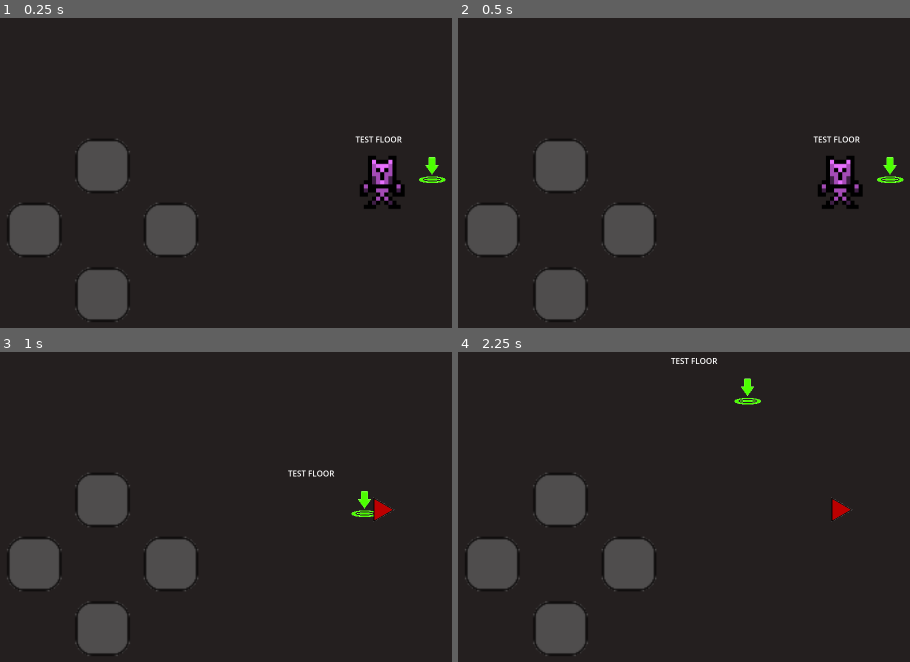
Above: before the commit, frames 1-4 (two rows, left to right).
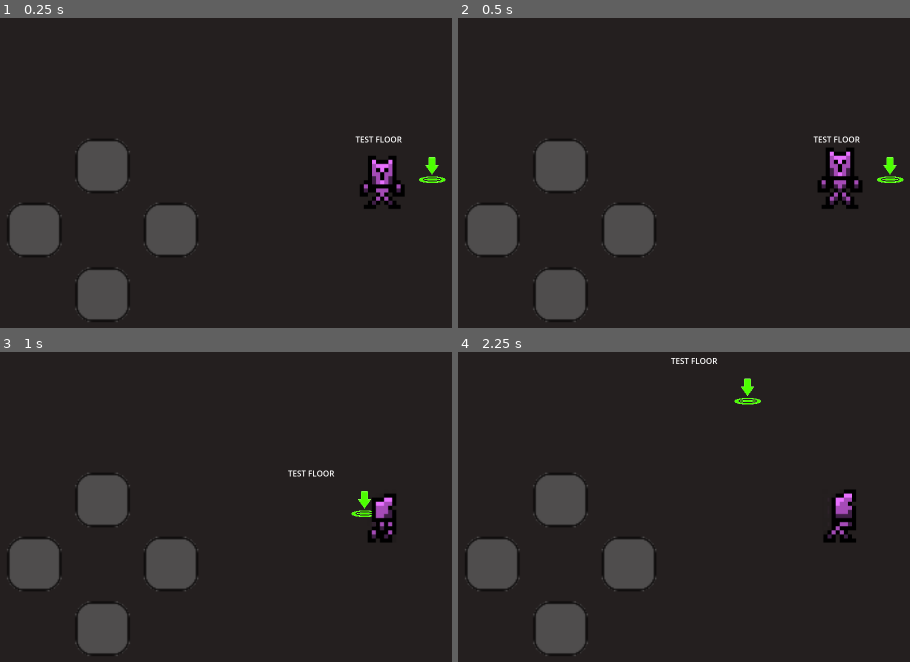
Above: after the commit, the same moments.

Repository: alain-cheng/MOBDEVE-MP
Game: Godot game, scene res://main.tscn
Same seed, same stepped clock (60 frames per second), same inputs: the game is played once before the commit and once after it.
Inputs:
- Up to frame 1 (0.25 s): no input
- Up to frame 2 (0.5 s): no input
- Up to frame 3 (1 s): hold Right (ui_right) from 0.53 s (still down)
- Up to frame 4 (2.25 s): release Right (ui_right) at 1.28 s; hold Down (ui_down) 1.28-2.03 s; hold Right (ui_right) from 2.03 s (still down)

Frame 1 is identical in both runs. In frame 2, 0.8% of the frame differs, in the area x 79-90%, y 41-60%; in frame 3, 0.7%; in frame 4, 0.8%.
Error in both runs: Invalid call. Nonexistent function 'get' in base 'Nil'. (res://player/PlayerData.gd:28)

Commit message:
Edited idle, implemented walk_left and right

Diff:
--- a/app/src/main/assets/player/Player.tscn
+++ b/app/src/main/assets/player/Player.tscn
@@ -1,16 +1,20 @@
-[gd_scene load_steps=14 format=3 uid="uid://btymg45ij342p"]
+[gd_scene load_steps=18 format=3 uid="uid://btymg45ij342p"]
 
 [ext_resource type="Script" path="res://player/Player.gd" id="1_q2xcu"]
-[ext_resource type="Texture2D" uid="uid://btlw6vhr8vfaq" path="res://sprites/player/placeholder/player_placeholder_left.png" id="2_wyd5s"]
 [ext_resource type="Texture2D" uid="uid://cmirf2b46ke7g" path="res://sprites/player/placeholder/player_placeholder_down.png" id="2_xucry"]
 [ext_resource type="Texture2D" uid="uid://dhn07adk7vupv" path="res://sprites/player/idle/idle_stand.png" id="3_k76o1"]
-[ext_resource type="Texture2D" uid="uid://d4nwxiab3c0nb" path="res://sprites/player/placeholder/player_placeholder_right.png" id="3_vf6dc"]
 [ext_resource type="Texture2D" uid="uid://p665r47ihj1j" path="res://sprites/player/idle/idle_breath.png" id="4_tkvrh"]
 [ext_resource type="Texture2D" uid="uid://cfbed1yvrefsi" path="res://sprites/player/idle/idle_jump_1.png" id="5_7iwsf"]
 [ext_resource type="Texture2D" uid="uid://0yowbf0gx8g4" path="res://sprites/player/placeholder/player_placeholder_up.png" id="5_ox365"]
 [ext_resource type="Texture2D" uid="uid://cbcums3dtyd0c" path="res://sprites/player/idle/idle_jump_2.png" id="6_6wvrw"]
 [ext_resource type="Texture2D" uid="uid://4y4qp32wm2j5" path="res://sprites/buttons/button_placeholder.png" id="6_8vouy"]
 [ext_resource type="Texture2D" uid="uid://xsvvdgvrnhl7" path="res://sprites/player/idle/idle_jump_3.png" id="7_04ois"]
+[ext_resource type="Texture2D" uid="uid://daw4eerw1rdva" path="res://sprites/player/left/left_1.png" id="8_cuwq8"]
+[ext_resource type="Texture2D" uid="uid://s7r51snbukap" path="res://sprites/player/left/left_2.png" id="9_o6jc7"]
+[ext_resource type="Texture2D" uid="uid://cdojqf1grj0wh" path="res://sprites/player/left/left_3.png" id="10_pm0yq"]
+[ext_resource type="Texture2D" uid="uid://qenlvaw3ouox" path="res://sprites/player/right/right_1.png" id="11_o2bp0"]
+[ext_resource type="Texture2D" uid="uid://cn81khv4qtvkg" path="res://sprites/player/right/right_2.png" id="12_2ks0v"]
+[ext_resource type="Texture2D" uid="uid://cnps7q3ok5lqw" path="res://sprites/player/right/right 3.png" id="13_qyic6"]
 
 [sub_resource type="SpriteFrames" id="SpriteFrames_8r5le"]
 animations = [{
@@ -76,6 +80,18 @@
 }, {
 "duration": 0.5,
 "texture": ExtResource("7_04ois")
+}, {
+"duration": 0.5,
+"texture": ExtResource("3_k76o1")
+}, {
+"duration": 0.5,
+"texture": ExtResource("5_7iwsf")
+}, {
+"duration": 0.5,
+"texture": ExtResource("6_6wvrw")
+}, {
+"duration": 0.5,
+"texture": ExtResource("7_04ois")
 }],
 "loop": true,
 "name": &"idle",
@@ -83,19 +99,37 @@
 }, {
 "frames": [{
 "duration": 1.0,
-"texture": ExtResource("2_wyd5s")
+"texture": ExtResource("8_cuwq8")
+}, {
+"duration": 1.0,
+"texture": ExtResource("9_o6jc7")
+}, {
+"duration": 1.0,
+"texture": ExtResource("10_pm0yq")
+}, {
+"duration": 1.0,
+"texture": ExtResource("9_o6jc7")
 }],
 "loop": true,
 "name": &"left",
-"speed": 5.0
+"speed": 4.0
 }, {
 "frames": [{
 "duration": 1.0,
-"texture": ExtResource("3_vf6dc")
+"texture": ExtResource("11_o2bp0")
+}, {
+"duration": 1.0,
+"texture": ExtResource("12_2ks0v")
+}, {
+"duration": 1.0,
+"texture": ExtResource("13_qyic6")
+}, {
+"duration": 1.0,
+"texture": ExtResource("12_2ks0v")
 }],
 "loop": true,
 "name": &"right",
-"speed": 5.0
+"speed": 4.0
 }, {
 "frames": [{
 "duration": 1.0,
@@ -115,6 +149,7 @@
 [node name="AnimatedSprite2D" type="AnimatedSprite2D" parent="."]
 sprite_frames = SubResource("SpriteFrames_8r5le")
 animation = &"idle"
+frame_progress = 0.790736
 
 [node name="CollisionShape2D" type="CollisionShape2D" parent="."]
 position = Vector2(0.5, 61.5)
